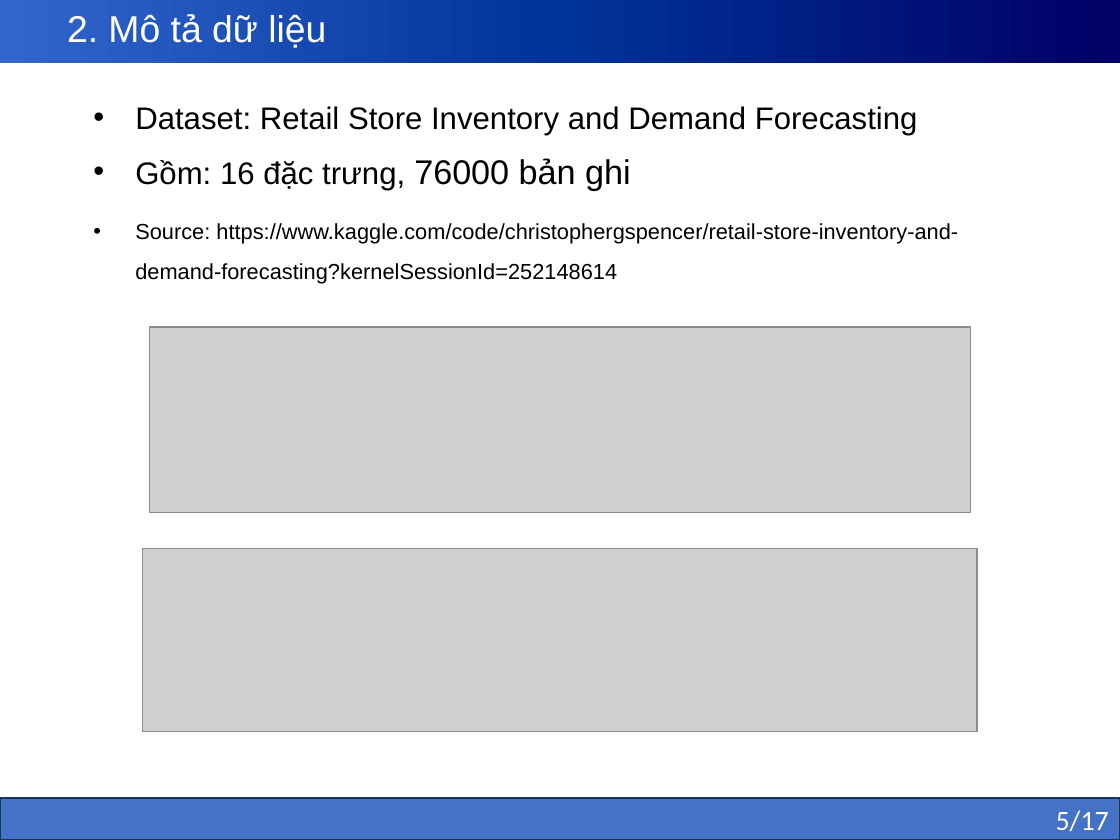
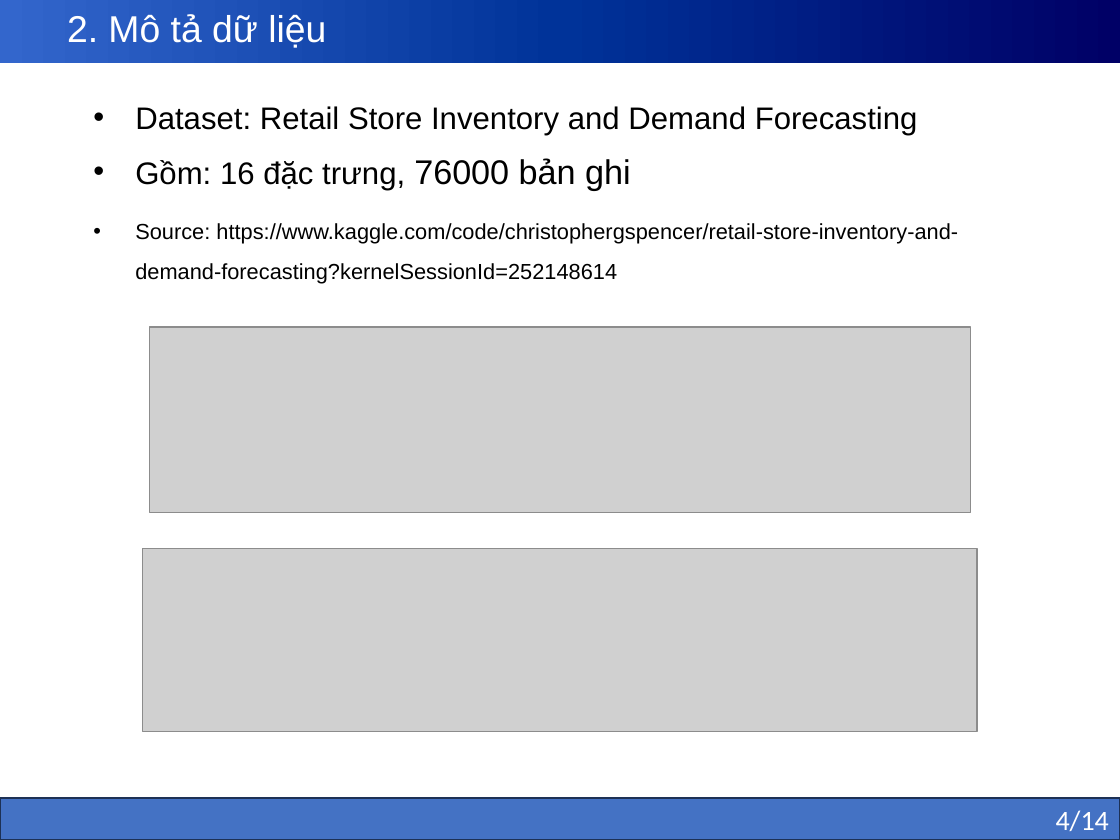
Before and after one commit to kly1906/12423030_MLproject, a slide deck: slide 4 of slides/baocaoML.pptx. Drawn at 1120x840 pixels with LibreOffice and Linux fonts; fonts in the diff are those of the drawing; grey boxes stand for pictures. Boxes give left, top, right and bottom in pixels: in the first picture for what was removed or moved away, otherwise in the second. Text is boxed around its words. In the diff, an @@ line names an element or a change of style, - is before the commit and + after.

```diff
--- a/slides/baocaoML.pptx
+++ b/slides/baocaoML.pptx
@@ text in rectangle at bbox=[1056, 810, 1109, 831]: text changed @@
-5/17
+4/14
```
Also in this commit, not shown: 8 other slides changed, 4 slides added, 9 slides removed, 2 other files.
